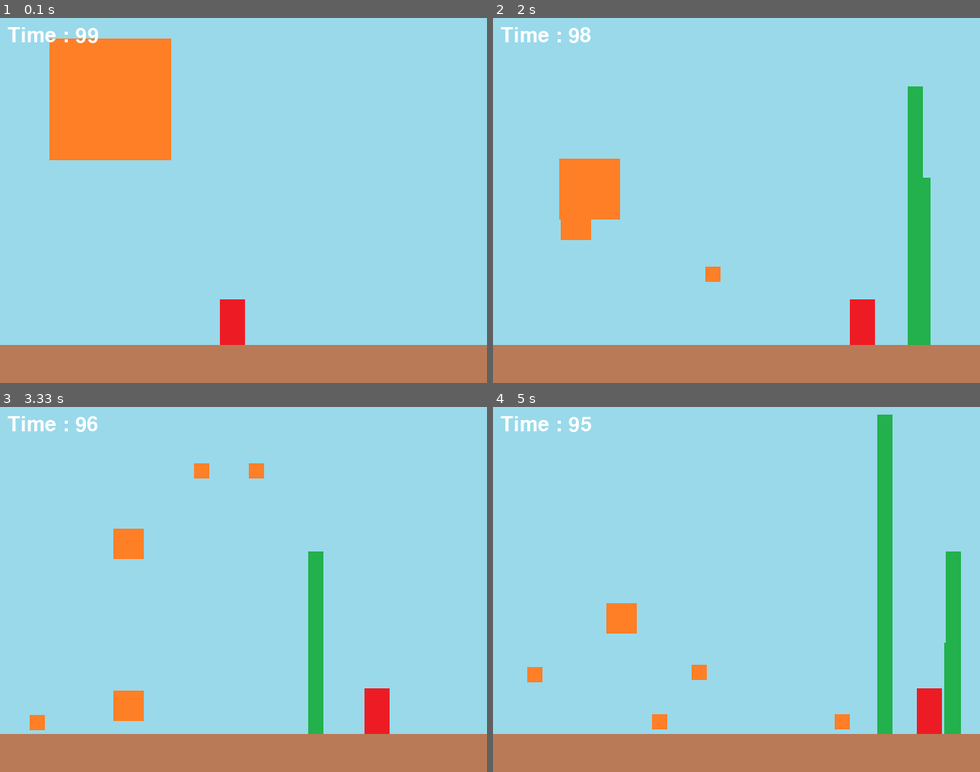
Above: before the commit, frames 1-4 (two rows, left to right).
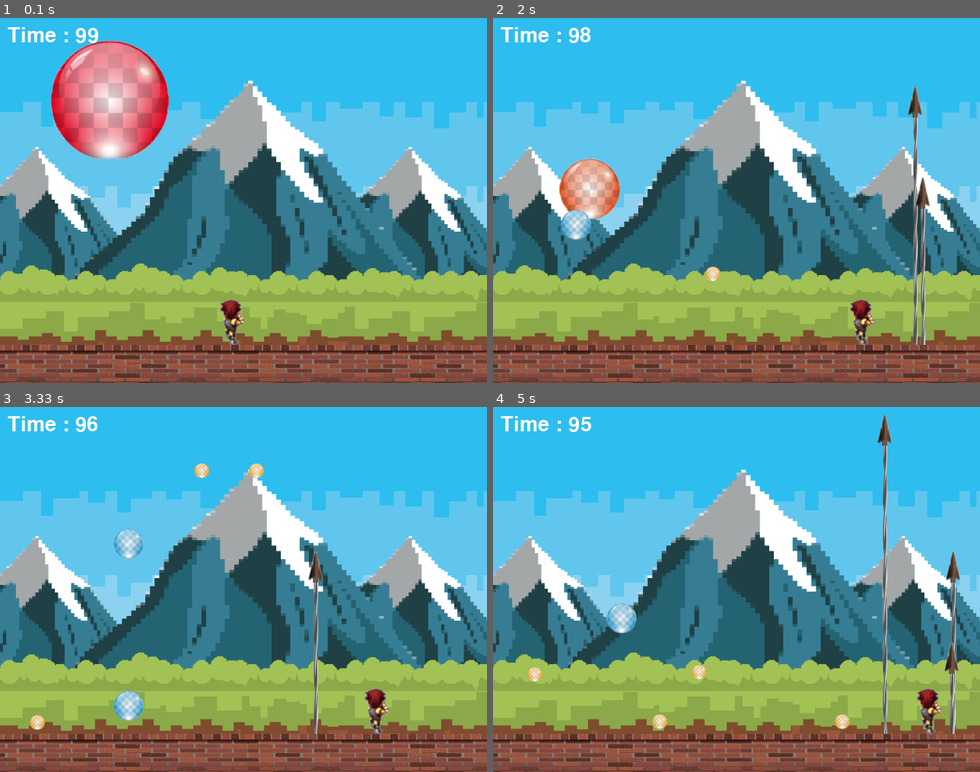
Above: after the commit, the same moments.

Repository: tndud042713/python_game
Game: pygame game, started from pygame_workspace/pygame_project/5_gameover.py
The game is run twice, just before and just after one commit, with the same random seed, the same clock (stepped at 60 frames per second) and the same inputs.
Inputs:
- Up to frame 1 (0.1 s): no input
- Up to frame 2 (2 s): tap Space at 0.33, 0.73, 1.03, 1.23, 1.53, 1.73 s; hold Right 0.67-1.13 s; hold Right 1.17-1.63 s; hold Left from 1.67 s (still down)
- Up to frame 3 (3.33 s): tap Space at 2.03, 2.3, 2.6, 2.73, 3.03 s; release Left at 2.2 s; hold Left 2.23-2.63 s; hold Right 2.67-3.3 s
- Up to frame 4 (5 s): hold Left 3.33-3.8 s; tap Space at 3.4, 3.7, 3.9, 4.2, 4.4, 4.7, 4.9 s; hold Right 3.83-4.3 s; hold Right 4.33-4.8 s; hold Left from 4.83 s (still down)

The runs differ from the first frame. In frame 1, 99% of the frame differs, in the area x 0-100%, y 0-100%; in frame 2, 99%; in frame 3, 99%; in frame 4, 99%.

Commit message:
게임 -버그 수정 ( 세번째 공이 꺠지지 않고 무한히 남아있는 버그) 이후의 계획은 - 배경음악과 효과음 넣기

Diff:
--- a/pygame_workspace/pygame_project/5_gameover.py
+++ b/pygame_workspace/pygame_project/5_gameover.py
@@ -225,8 +225,20 @@
                         "to_x": 3, # 공의 축 이동방향, -3 이면 왼쪽으로, 3 이면 오른쪽으로
                         "to_y": -6, # y축 이동방향,
                         "init_spd_y": ball_speed_y[ball_img_idx + 1]}) # y 최초 속도
-
                 break
+        else:# 계속 게임을 진행
+            continue # 안쪽 for 문 조건이 맞지 않으면 continue. 바깥 for 문 계속 수행
+        break # 안쪽 for 문에서 break 를 만나면 여기로 진입 가능. 2중 for 문을 한번에 탈출
+
+    # for 바깥조건:
+    #     바깥동작
+    #     for 안쪽조건:
+    #         안쪽동작
+    #         if 충돌하면
+    #             break
+    #     else:
+    #         continue
+    #     break
 
 
     ## 충돌 된 공 or 무기 없애기
Binary file changed: pygame_workspace/pygame_project/images/background.png
Binary file changed: pygame_workspace/pygame_project/images/ballon1.png
Binary file changed: pygame_workspace/pygame_project/images/ballon2.png
Binary file changed: pygame_workspace/pygame_project/images/ballon3.png
Binary file changed: pygame_workspace/pygame_project/images/ballon4.png
Binary file changed: pygame_workspace/pygame_project/images/character.png
Binary file changed: pygame_workspace/pygame_project/images/stage.png
Binary file changed: pygame_workspace/pygame_project/images/weapon.png
